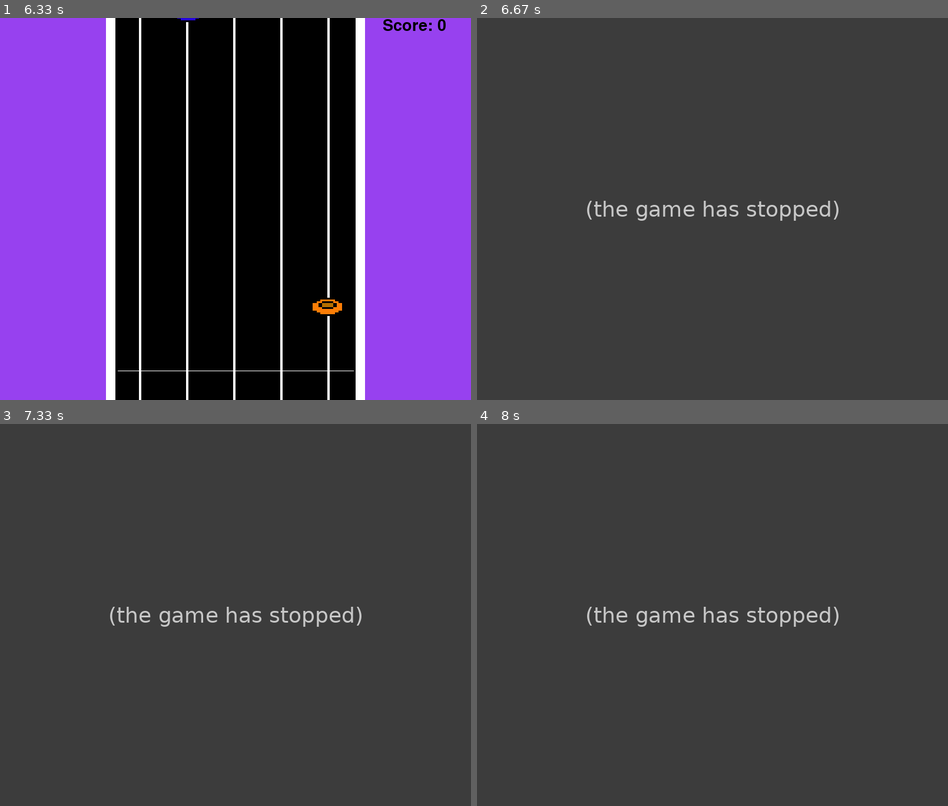
Above: before the commit, frames 1-4 (two rows, left to right).
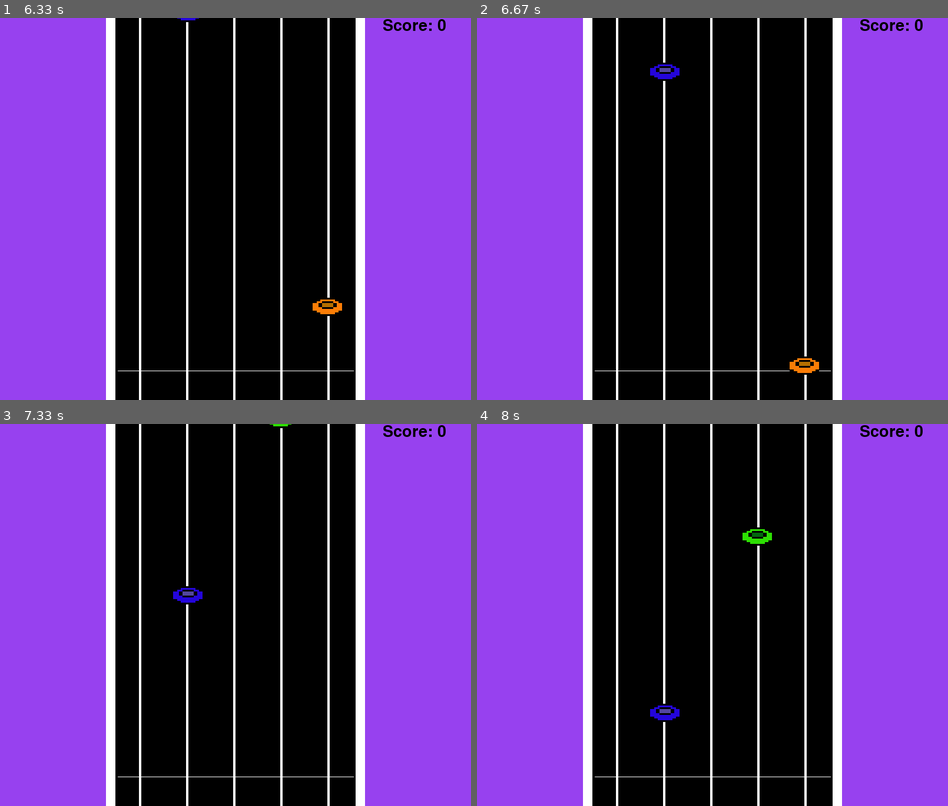
Above: after the commit, the same moments.

Repository: claraluques/projeto-dsoft
Game: pygame game, started from pygame tutorial.py
Same seed, same stepped clock (60 frames per second), same inputs: the game is played once before the commit and once after it.
Inputs:
- Up to frame 1 (6.33 s): click "Baile" at 0.42 s; tap T at 0.67 s
- Up to frame 2 (6.67 s): tap T at 6.5 s
- Up to frame 3 (7.33 s): no input
- Up to frame 4 (8 s): no input

Frame 1 is identical in both runs. In frame 2, 100% of the frame differs, in the area x 0-100%, y 0-100%; in frame 3, 100%; in frame 4, 100%.
Error before the commit: TypeError: erro() takes 0 positional arguments but 1 was given (pygame tutorial.py line 27); the game stopped at 6.5 s (later frames are placeholders)

Commit message:
arrumei o pequeno bug do erro

Diff:
--- a/mods_do_pedrao.py
+++ b/mods_do_pedrao.py
@@ -1,6 +1,6 @@
 import pygame
 import random
-from classe_musicas import musicas as m
+import classe_musicas as m
 
 def process_key(y, score):
     d1 = y - 550
@@ -198,7 +198,7 @@
     #y3 =random.randrange(-600,0)
     #y4 =random.randrange(-600,0)
     #y5 =random.randrange(-600,0)
-    y_change = 0
+    y_change = 5
 
 
 
--- a/pygame tutorial.py
+++ b/pygame tutorial.py
@@ -24,7 +24,7 @@
         print("SCORE: {0}".format(score))
 #        y = random.randrange(-600,0)
     elif d1 < 100:
-        m.erro(pygame)
+        m.erro()
         print("MISSED")
 #   elif y > 550:
 
@@ -320,7 +320,7 @@
             listay5[i] += y_change
             if y5 < miny:
                 miny = y5
-        print (miny)
+      #  print (miny)
 
         if miny >= display_height:
             musica1 = m.musica(modo)
